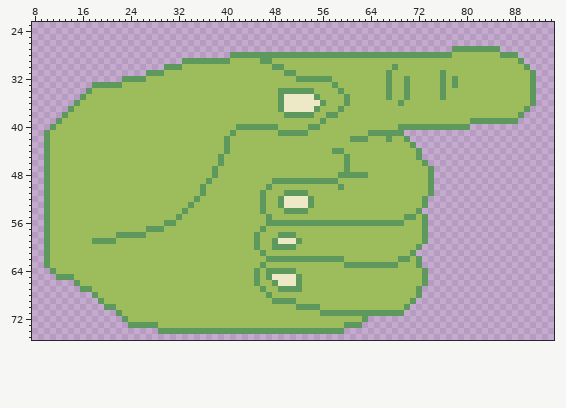
A sprite sheet gets an edit: Cosmo-Truckers/Assets/Checked Out/Cole/Art/MG_Art/0. PM_Art/0. AEG/2. S-SUP/1. Potent Patty/PM_AEG_MonsterPoint.png. The first picture shows the starting point.
The file is 96x96 pixels. Shown: x 8..94, y 23..75.
After the commit:
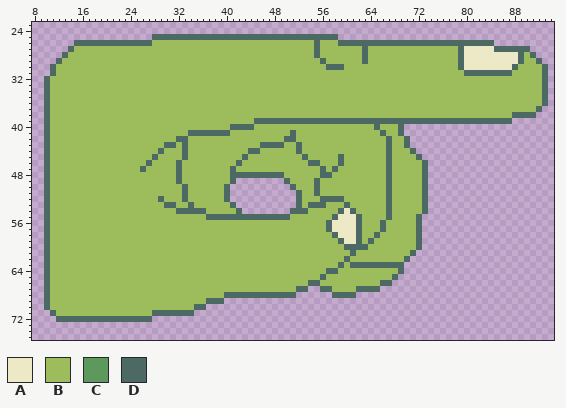
Palette (. is transparent): A #ede8c5  B #9dbd5c  C #5d995c  D #4d6963
Change:
y 25: x 28..58 ............................... -> DDDDDDDDDDDDDDDDDDDDDDDDDDDDDDD
y 26: x 15..84 ...................................................................... -> DDDDDDDDDDDDDBBBBBBBBBBBBBBBBBBBBBBBBBBBDBBBDDDDDDDDDDDDDDDDDDDDDDDDDD
y 27: x 14..90 ................................................................CCCCCCCC..... -> DBBBBBBBBBBBBBBBBBBBBBBBBBBBBBBBBBBBBBBBBDBBBBBBBDBBBBBBBBBBBBBBBDAAAAADDDDDD
y 28: x 13..77 ............................CCCCCCCCCCCCCCCCCCCCCCCCCCCCCCCCCCCCC -> DBBBBBBBBBBBBBBBBBBBBBBBBBBBBBBBBBBBBBBBBBDBBBBBBBDBBBBBBBBBBBBBB; x 79..91 BBBBBBBCCC... -> DAAAAAAAAADBD
y 29: x 12..40 .....................CCCCCCCC -> DBBBBBBBBBBBBBBBBBBBBBBBBBBBB; x 46..47 CC -> BB; x 56 B -> D; x 63 B -> D; x 79..92 BBBBBBBBBBC... -> DAAAAAAAAADBBD
y 30: x 11..32 ...................CCC -> DBBBBBBBBBBBBBBBBBBBBB; x 48..49 CC -> BB; x 57..59 BBB -> DDD; x 68 C -> B; x 79..88 BBBBBBBBBB -> DAAAAAAAAD; x 90..93 C... -> BBBD
y 31: x 11..29 ................CCC -> DBBBBBBBBBBBBBBBBBB; x 50..51 CC -> BB; x 67 C -> B; x 76 C -> B; x 80..87 BBBBBBBB -> DDDDDDDD; x 91..93 C.. -> BBD
y 32: x 10..26 .............CCCC -> DBBBBBBBBBBBBBBBB; x 52..57 CCCCCC -> BBBBBB; x 67 C -> B; x 70 C -> B; x 76 C -> B; x 78 C -> B; x 91..93 C.. -> BBD
y 33: x 10..22 ........CCCCC -> DBBBBBBBBBBBB; x 58 C -> B; x 67 C -> B; x 70 C -> B; x 76 C -> B; x 78 C -> B; x 91..93 C.. -> BBD
y 34: x 10..17 .......C -> DBBBBBBB; x 49..54 CCCCCC -> BBBBBB; x 59 C -> B; x 67 C -> B; x 70 C -> B; x 76 C -> B; x 91..93 C.. -> BBD
y 35: x 10..16 ......C -> DBBBBBB; x 49..55 CAAAAAC -> BBBBBBB; x 60 C -> B; x 67 C -> B; x 70 C -> B; x 76 C -> B; x 91..93 C.. -> BBD
y 36: x 10..15 .....C -> DBBBBB; x 49..56 CAAAAAAC -> BBBBBBBB; x 60 C -> B; x 69 C -> B; x 91..93 C.. -> BBD
y 37: x 10..14 ....C -> DBBBB; x 49..55 CAAAAAC -> BBBBBBB; x 59 C -> B; x 90..92 C.. -> BBD
y 38: x 10..13 ...C -> DBBB; x 50..54 CCCCC -> BBBBB; x 57..58 CC -> BB; x 88..91 BC.. -> DDDD
y 39: x 10..12 ..C -> DBB; x 45..88 BBBBBBBBBBBCBBBBBBBBBBBBBBBBBBBBBBBBCCCCCCCC -> DDDDDDDDDDDDDDDDDDDDDDDDDDDDDDDDDDDDDDDDDDD.
y 40: x 10..11 .C -> DB; x 41..48 BCCCCCCC -> DDDDBBBB; x 54..55 CC -> BB; x 65 B -> D; x 69..80 CCCCCCCCCCCC -> D...........
y 41: x 10 C -> D; x 34..41 BBBBBBBC -> DDDDDDDB; x 49..53 CCCCC -> BBDBB; x 64..69 CCCCCC -> BBDBBD
y 42: x 10 C -> D; x 32..33 BB -> DD; x 40 C -> B; x 50..51 BB -> DD; x 61..63 CCC -> BBB; x 67 C -> D; x 70 C -> D
y 43: x 10 C -> D; x 30..31 BB -> DD; x 33 B -> D; x 40 C -> B; x 46..49 BBBB -> DDDD; x 52 B -> D; x 67 B -> D; x 70..71 BC -> D.
y 44: x 10 C -> D; x 29 B -> D; x 33 B -> D; x 40 C -> B; x 44..45 BB -> DD; x 52 B -> D; x 58..59 CC -> BB; x 67 B -> D; x 71..72 BC -> D.
y 45: x 10 C -> D; x 28 B -> D; x 33 B -> D; x 39 C -> B; x 43 B -> D; x 53 B -> D; x 59..60 BC -> DB; x 67 B -> D; x 72 C -> D
y 46: x 10 C -> D; x 27 B -> D; x 32 B -> D; x 39 C -> B; x 42 B -> D; x 54..55 BB -> DD; x 59..60 BC -> DB; x 67 B -> D; x 73 C -> D
y 47: x 10 C -> D; x 26 B -> D; x 32 B -> D; x 38 C -> B; x 41 B -> D; x 56 B -> D; x 58 B -> D; x 60 C -> B; x 67 B -> D; x 73..74 BC -> D.
y 48: x 10 C -> D; x 32 B -> D; x 38 C -> B; x 41..49 BBBBBBBBB -> DDDDDDDDD; x 56..57 BB -> DD; x 59..63 CCCCC -> BBBBB; x 67 B -> D; x 73..74 BC -> D.
y 49: x 10 C -> D; x 32 B -> D; x 37 C -> B; x 41..58 BBBBBBBCCCCCCCCCCC -> D........DBBBBDBBB; x 67 B -> D; x 73..74 BC -> D.
y 50: x 10 C -> D; x 33 B -> D; x 36 C -> B; x 40..51 BBBBBBBCBBBB -> D..........D; x 55 B -> D; x 59 C -> B; x 67 B -> D; x 73..74 BC -> D.
y 51: x 10 C -> D; x 33 B -> D; x 36 C -> B; x 40..53 BBBBBBCBBBCCCC -> D...........DB; x 55 B -> D; x 67 B -> D; x 73..74 BC -> D.
y 52: x 10 C -> D; x 29 B -> D; x 33 B -> D; x 35 C -> B; x 40..54 BBBBBBCBBCAAAAC -> D...........DBB; x 56..59 BBBB -> DDDD; x 67 B -> D; x 73 C -> D
y 53: x 10 C -> D; x 30..31 BB -> DD; x 34 C -> D; x 41..56 BBBBBCBBCAAAACBB -> D..........DBDDD; x 60 B -> D; x 67 B -> D; x 73 C -> D
y 54: x 10 C -> D; x 32..36 BCBBB -> DDDDD; x 42..53 BBBBCBBBCCCC -> D........DDD; x 59..61 BBB -> DAD; x 67 B -> D; x 72..73 C. -> BD
y 55: x 10 C -> D; x 32 C -> B; x 37..50 BBBBBBBBBBCBBB -> DDDDDDDDDDDDDD; x 58..62 BBBBB -> DAAAD; x 67 B -> D; x 70..73 CCBC -> BBD.
y 56: x 10 C -> D; x 30..31 CC -> BB; x 47..69 CCCCCCCCCCCCCCCCCCCCCCC -> BBBBBBBBBBDAAAADBBBDBBB; x 72..73 BC -> D.
y 57: x 10 C -> D; x 27..29 CCC -> BBB; x 46 C -> B; x 57..62 BBBBBB -> DAAAAD; x 66 B -> D; x 72..73 BC -> D.
y 58: x 10 C -> D; x 22..26 CCCCC -> BBBBB; x 45 C -> B; x 49..51 CCC -> BBB; x 58..62 BBBBB -> DAAAD; x 65 B -> D; x 72..73 BC -> D.
y 59: x 10 C -> D; x 18..21 CCCC -> BBBB; x 45 C -> B; x 48..52 CAAAC -> BBBBB; x 59..62 BBBB -> DAAD; x 64 B -> D; x 72..73 BC -> D.
y 60: x 10 C -> D; x 45 C -> B; x 48..51 CCCC -> BBBB; x 60..63 BBBB -> DDDD; x 72 C -> D
y 61: x 10 C -> D; x 46 C -> B; x 61 B -> D; x 71 C -> D
y 62: x 10 C -> D; x 47..60 CCCCCCCCCCCCCB -> BBBBBBBBBBBBBD; x 69..72 CCBC -> BD..
y 63: x 10 C -> D; x 46 C -> B; x 59..72 BCCCCCCCCCBBBC -> DBDDDDDDDDD...
y 64: x 10..11 .C -> DB; x 45 C -> B; x 47..51 CCCCC -> BBBBB; x 57..58 BB -> DD; x 69..73 BBBBC -> D....
y 65: x 10..14 ..CCC -> DBBBB; x 45 C -> B; x 47..52 CAAAAC -> BBBBBB; x 56 B -> D; x 68..73 BBBBBC -> D.....
y 66: x 10..15 .....C -> DBBBBB; x 45 C -> B; x 48..52 CAAAC -> BBBBB; x 54..55 BB -> DD; x 66..73 BBBBBBBC -> DD......
y 67: x 10..17 ......CC -> DBBBBBBB; x 46 C -> B; x 49..57 CCCCBBBBB -> BBBDD..DD; x 62..72 BBBBBBBBBBC -> DDDD.......
y 68: x 10..18 ........C -> DBBBBBBBB; x 40..72 BBBBBBBCBBBBBBBBBBBBBBBBBBBBBBBBC -> DDDDDDDDDDDD......DDDD...........
y 69: x 10..19 .........C -> DBBBBBBBBB; x 37..71 BBBBBBBBBBBCCCCBBBBBBBBBBBBBBBBBBBC -> DDD................................
y 70: x 10..21 ..........CC -> DBBBBBBBBBBB; x 35..70 BBBBBBBBBBBBBBBBBCCCCBBBBBBBBBBBBBBC -> DD..................................
y 71: x 11..22 ...........C -> DBBBBBBBBBBB; x 28..69 BBBBBBBBBBBBBBBBBBBBBBBBBBBBCCCCCCCCCCCCCC -> DDDDDDD...................................
y 72: x 12..63 ...........CBBBBBBBBBBBBBBBBBBBBBBBBBBBBBBBBBBBBBBBC -> DDDDDDDDDDDDDDDD....................................
y 73: x 24..62 CCCCCBBBBBBBBBBBBBBBBBBBBBBBBBBBBBBBCCC -> .......................................
y 74: x 29..59 CCCCCCCCCCCCCCCCCCCCCCCCCCCCCCC -> ...............................
Changed places in both pictures, as pixel boxes (x1, y1, x2, y2):
changed: (44, 34, 548, 334)
